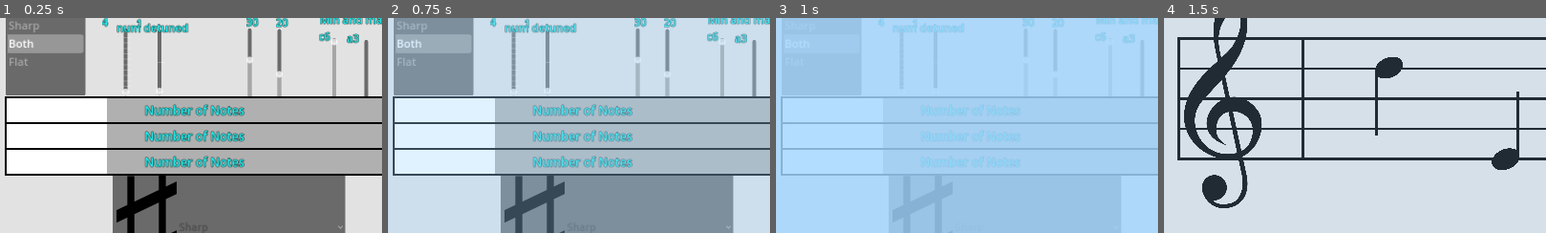
Above: before the commit, frames 1-4 (left to right).
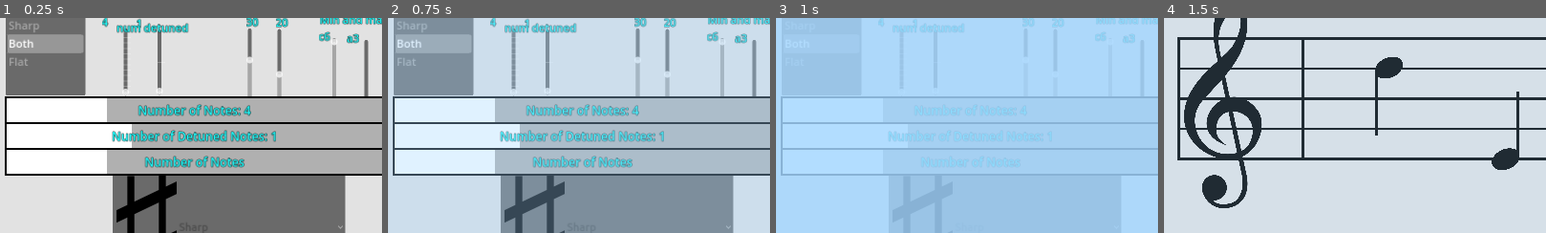
Above: after the commit, the same moments.

Repository: Sniggiho/COMP225-Reluna
Game: Godot game, scene res://Scenes/FreeplaySettingsMenu/FreeplaySettingsMenu.tscn
The game is run twice, just before and just after one commit, with the same random seed, the same clock (stepped at 60 frames per second) and the same inputs. This scene is started directly instead of the project's main scene.
Inputs (mouse positions are % of the whole screen's width and height, from its top left):
- Up to frame 1 (0.25 s): no input
- Up to frame 2 (0.75 s): click (74, 66) at 0.5 s
- Up to frame 3 (1 s): no input
- Up to frame 4 (1.5 s): click (49, 76) at 1.25 s
The pictures show only the part of the screen within x 3-53%, y 15-65%; the shares and areas given below are measured in that part.

The runs differ from the first frame. In frame 1, 3.0% of the frame differs, in the area x 28-73%, y 40-61%; in frame 2, 2.7%; in frame 3, less than 0.1%; in frame 4, nothing differs.

Commit message:
Num Notes and Num out of Tune reimplemented

Diff:
--- a/Project/Scenes/FreeplaySettingsMenu/FreeplaySettingsMenu.tscn
+++ b/Project/Scenes/FreeplaySettingsMenu/FreeplaySettingsMenu.tscn
@@ -19,6 +19,7 @@
 [ext_resource type="Script" path="res://Scenes/FreeplaySettingsMenu/BySharp.gd" id="17_cybx8"]
 [ext_resource type="PackedScene" uid="uid://cdkxlettgjlwb" path="res://Scenes/NewHSlider/NewHSlider.tscn" id="18_2jqco"]
 [ext_resource type="Script" path="res://Scenes/FreeplaySettingsMenu/NumNotes2.gd" id="19_amv7j"]
+[ext_resource type="Script" path="res://Scenes/FreeplaySettingsMenu/NumDetunedNotes.gd" id="20_d2nyq"]
 
 [sub_resource type="ShaderMaterial" id="ShaderMaterial_hdgyu"]
 shader = ExtResource("12_wkt3d")
@@ -201,15 +202,18 @@
 offset_right = 848.0
 offset_bottom = 875.0
 
-[node name="NewHSlider2" parent="VBoxContainer" instance=ExtResource("18_2jqco")]
+[node name="NumNotes" parent="VBoxContainer" instance=ExtResource("18_2jqco")]
 layout_mode = 2
 script = ExtResource("19_amv7j")
-test = false
 text = "Number of Notes"
 
-[node name="NewHSlider3" parent="VBoxContainer" instance=ExtResource("18_2jqco")]
+[node name="NumDetunedNotes" parent="VBoxContainer" instance=ExtResource("18_2jqco")]
 layout_mode = 2
-text = "Number of Notes"
+max_value = 3.0
+value = 1.0
+script = ExtResource("20_d2nyq")
+text = "Number of Detuned Notes"
+minActualValue = 1
 
 [node name="NewHSlider4" parent="VBoxContainer" instance=ExtResource("18_2jqco")]
 layout_mode = 2
@@ -231,3 +235,6 @@
 [connection signal="value_changed" from="BPM" to="BPM" method="_on_value_changed"]
 [connection signal="value_changed" from="NumAccidentals" to="NumAccidentals" method="_on_value_changed"]
 [connection signal="item_selected" from="BySharp" to="BySharp" method="_on_item_selected"]
+[connection signal="valueChanged" from="VBoxContainer/NumNotes" to="VBoxContainer/NumDetunedNotes" method="_on_num_notes_value_changed"]
+[connection signal="value_changed" from="VBoxContainer/NumNotes" to="VBoxContainer/NumNotes" method="_on_value_changed_derived"]
+[connection signal="value_changed" from="VBoxContainer/NumDetunedNotes" to="VBoxContainer/NumDetunedNotes" method="_on_value_changed_derived"]
--- /dev/null
+++ b/Project/Scenes/FreeplaySettingsMenu/NumDetunedNotes.gd
@@ -0,0 +1,21 @@
+@tool
+extends NewHSlider
+
+# Called when the node enters the scene tree for the first time.
+func _ready():
+	_ready2()
+	if GLevelData.valid:
+		value = GLevelData.numDetunedNotes
+	updateLabel(str(value))
+
+
+## CONNECTED FROM SELF
+func _on_value_changed_derived(passedValue):
+	updateLabel(str(value))
+	GLevelData.numDetunedNotes = value
+
+
+
+
+func _on_num_notes_value_changed(passedValue):
+	max_value = passedValue - 1
--- a/Project/Scenes/FreeplaySettingsMenu/NumNotes2.gd
+++ b/Project/Scenes/FreeplaySettingsMenu/NumNotes2.gd
@@ -1,8 +1,19 @@
 @tool
 extends NewHSlider
 
-@export var test : bool
+# Please don't overload ready or process :(
 
-# Called when the node enters the scene tree for the first time.
+signal valueChanged(value)
+
 func _ready():
-	pass # Replace with function body.
+	_ready2()
+	print(GLevelData.numNotes)
+	if GLevelData.valid:
+		value = GLevelData.numNotes
+	updateLabel(str(value))
+
+
+func _on_value_changed_derived(passedValue):
+	updateLabel(str(value))
+	GLevelData.numNotes = value
+	valueChanged.emit(value)
--- a/Project/Scenes/NewHSlider/NewHSlider.gd
+++ b/Project/Scenes/NewHSlider/NewHSlider.gd
@@ -1,9 +1,9 @@
 @tool
-#extends Resource
 extends HSlider
 class_name NewHSlider
 
 @export_multiline var text : String
+#var hasLabel : bool = false
 
 ## Edit this value to be the minimum allowed value of the slider instead of min_value
 @export var minActualValue : int = 4
@@ -18,27 +18,32 @@
 @export var flip : bool = false
 
 
-@export_color_no_alpha var backgroundColor : Color
-@export_color_no_alpha var backgroundSelectedColor : Color
+@export_color_no_alpha var backgroundColor : Color = Color("afafaf")
+@export_color_no_alpha var backgroundSelectedColor : Color = Color("98d3e6")
 var mouseIn : bool = false
 var focusIn : bool = false
 
 
+
 # Called when the node enters the scene tree for the first time.
 func _ready():
+	_ready2()
 
-	pass # Replace with function body.
 
+func _ready2():
+	$CenterContainer/Text.defaultText = text
+	$CenterContainer/Text.text = text
 
 # Called every frame. 'delta' is the elapsed time since the previous frame.
 func _process(_delta):
-
+	if Engine.is_editor_hint():
+		$CenterContainer/Text.text = text
 	self.custom_minimum_size.y = height
 	$CenterContainer.custom_minimum_size = self.size
 	$CenterContainer.size = self.size
 	$Background.size = self.size
 	$CenterContainer.size = self.size
-	$CenterContainer/Text.text = self.text
+#	$CenterContainer/Text.text = self.text
 	$CenterContainer/Text.add_theme_font_size_override("normal_font_size", self.size.y / 2.)
 #
 	$Selected.size.y = self.size.y
@@ -58,11 +63,14 @@
 		pass
 
 
-
 func _on_value_changed_newhslider_base(passedValue) -> void:
 	value = max(minActualValue, passedValue)
 	_updateSelectedSize()
 	pass # Replace with function body.
+
+
+func updateLabel(label : String) -> void:
+	$CenterContainer/Text.updateLabel(label)
 
 
 func _updateBackgroundColor() -> void:
--- a/Project/Scenes/NewHSlider/Text.gd
+++ b/Project/Scenes/NewHSlider/Text.gd
@@ -1,12 +1,7 @@
 @tool
 extends RichTextLabel
 
+var defaultText : String
 
-# Called when the node enters the scene tree for the first time.
-func _ready():
-	pass # Replace with function body.
-
-
-# Called every frame. 'delta' is the elapsed time since the previous frame.
-func _process(delta):
-	pass
+func updateLabel(label : String) -> void:
+	text = defaultText + ": " + label
Not shown: 1 places in Project/Scenes/FreeplaySettingsMenu/FreeplaySettingsMenu.tscn that only renumber resources
